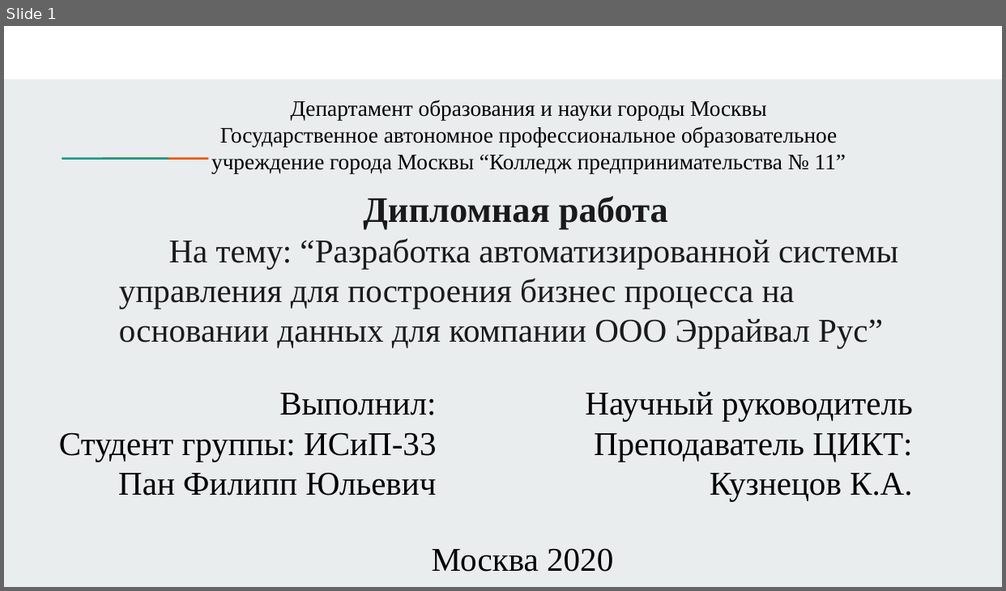
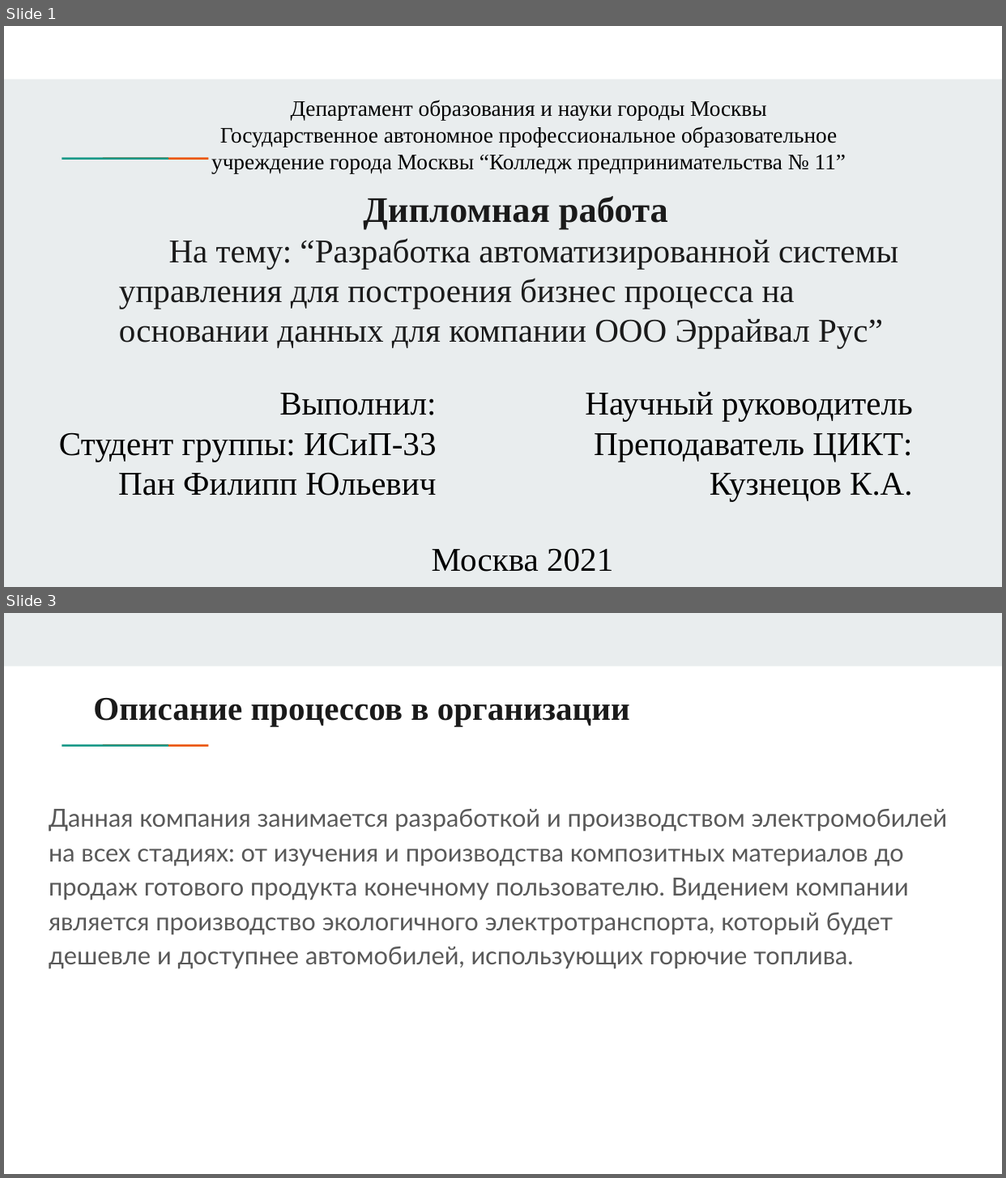
Before and after one commit to PhilippPan/DiplomaKP11, a slide deck: Презентация дипломной работы.pptx. Shown one above the other, each under a label of ours: slide 1 before the commit, slides 1 and 3 after it; the slides between them are not shown. The pictures are 1006x591 and 1006x1178 pixels, drawn with LibreOffice and Linux fonts; fonts in the diff are those of the drawing. Boxes give left, top, right and bottom in pixels: in the first picture for what was removed or moved away, otherwise in the second. Text is boxed around its words. In the diff, an @@ line names an element or a change of style, - is before the commit and + after.

```diff
--- a/Презентация дипломной работы.pptx
+++ b/Презентация дипломной работы.pptx
@@ slide 3 added at box(4, 613, 1002, 1174), background #FFFFFF; not listed: 2 template elements that a slide beside it also shows @@
@@ rectangle added at box(4, 613, 1002, 666), fill #E9EDEE @@
@@ title added at box(93, 698, 630, 726), 24 pt, text #1A1A1A, bold @@
+Описание процессов в организации
@@ text added at box(49, 809, 948, 969), 18 pt, text #595959 @@
+Данная компания занимается разработкой и производством электромобилей на всех стадиях: от изучения и производства композитных материалов до продаж готового продукта конечному пользователю. Видением компании является производство экологичного электротранспорта, который будет дешевле и доступнее автомобилей, использующих горючие топлива.
@@ slide 1 changed as well @@
@@ subtitle at box(432, 548, 613, 572): text changed @@
-Москва 2020
+Москва 2021
```
Also in this commit, not shown: 2 other slides changed, 7 other slides added, 5 slides removed, 1 other file.
